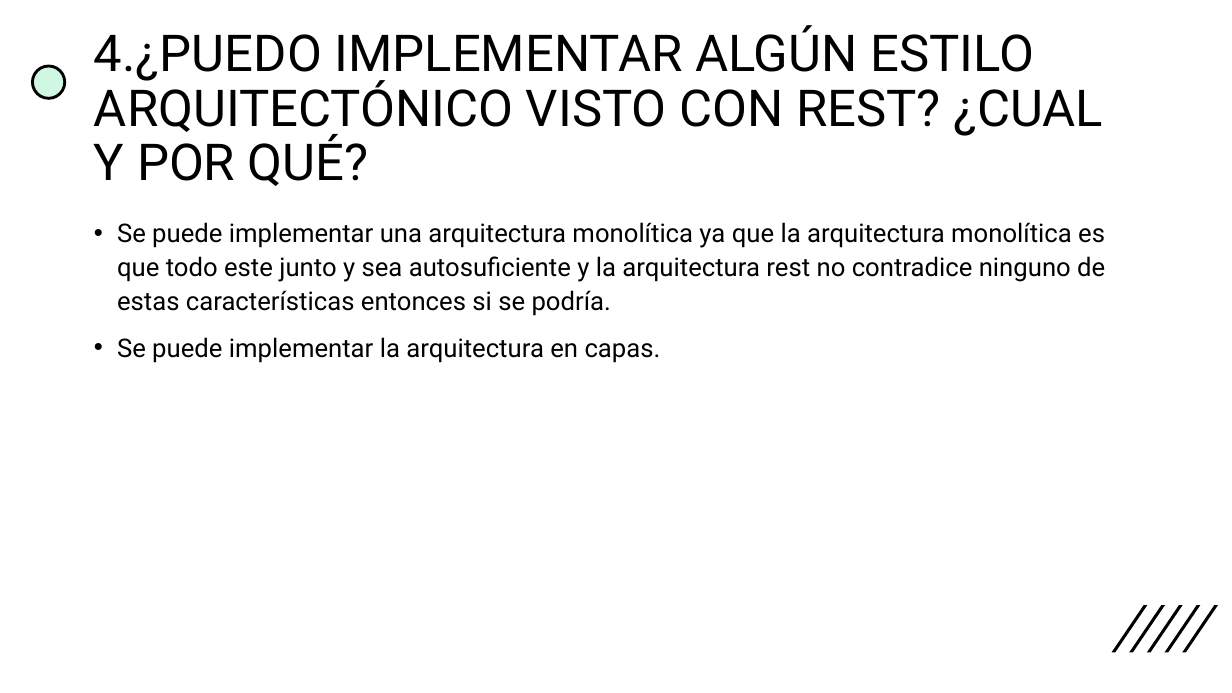
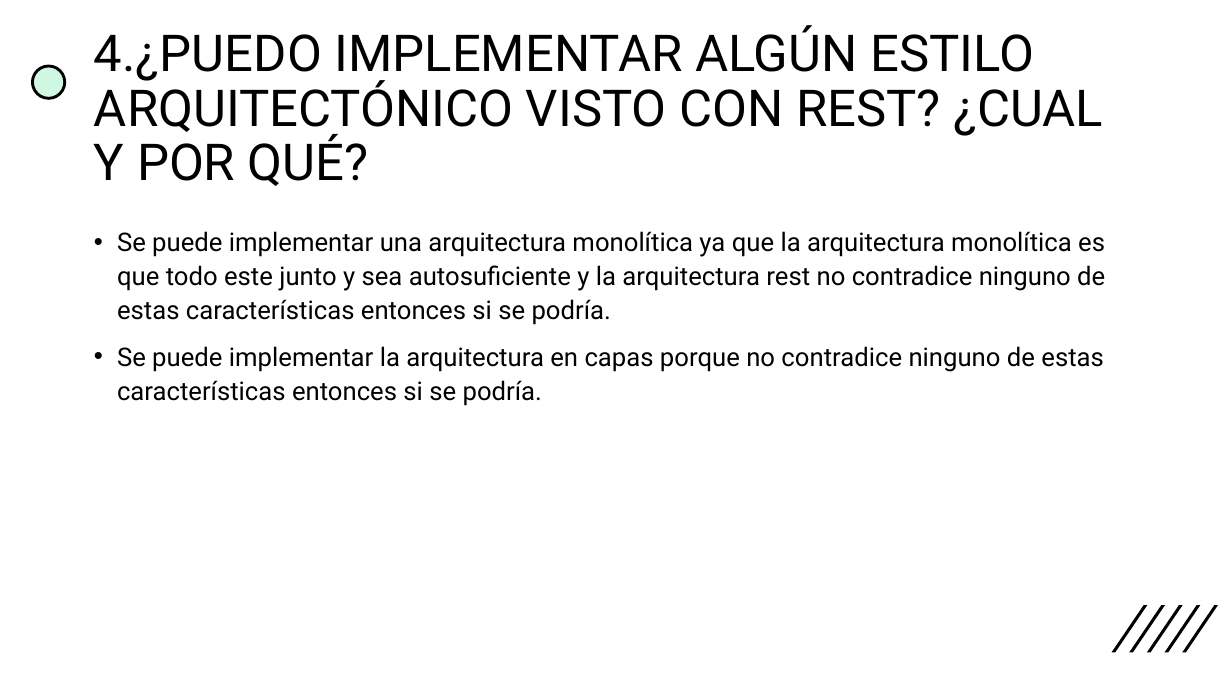
Before and after one commit to Davidjuajinoy/Caso-estudio-tarea-GRUPO-3, a slide deck: slide 5 of Entregables/3 Arquitectura por REST/Presentacion.pptx. Drawn at 1232x693 pixels with LibreOffice and Linux fonts; fonts in the diff are those of the drawing. Boxes give left, top, right and bottom in pixels: in the first picture for what was removed or moved away, otherwise in the second. Text is boxed around its words. In the diff, an @@ line names an element or a change of style, - is before the commit and + after.

Commit message:
REST[5]

```diff
--- a/Entregables/3 Arquitectura por REST/Presentacion.pptx
+++ b/Entregables/3 Arquitectura por REST/Presentacion.pptx
@@ text "Se puede implementar una arquitectura ..." moved from (x1=117, y1=222, x2=1105, y2=363) to (x1=117, y1=231, x2=1105, y2=406) @@
@@ text at (x1=117, y1=346, x2=1104, y2=406): text changed @@
-• Se puede implementar la arquitectura en capas.
+• Se puede implementar la arquitectura en capas porque no contradice ninguno de estas características entonces si se podría.
```
Also in this commit, not shown: 2 other slides changed, 2 other files.
